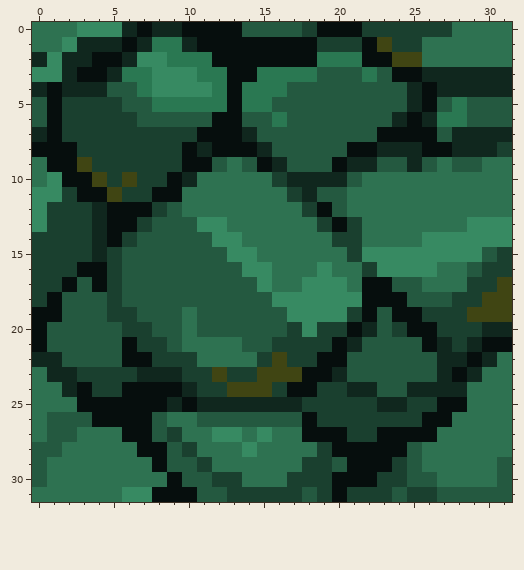
Two versions of one pixel-art file, Pixel Art Assets/Aseprite Files/NewTileSetMaster.aseprite. This is how it looked before the edit.
32x32 pixels, 1 frame.
And afterwards:
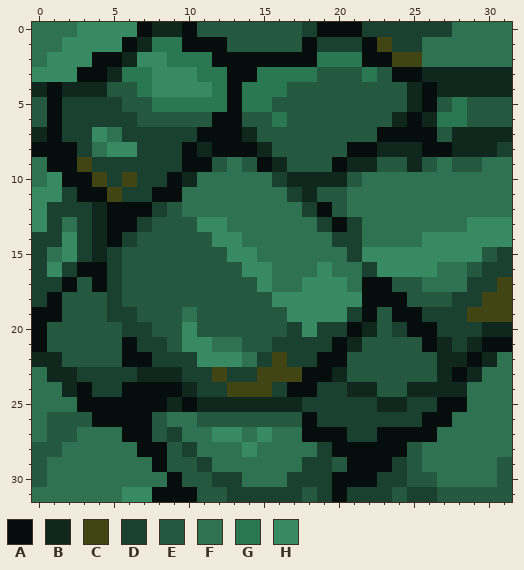
Palette (. is transparent): A #060e0d  B #10271e  C #404513  D #1a402f  E #245940  F #2e7251  G #2a7852  H #378a62
Difference:
y 0: x 6 B -> H; x 11..13 AAA -> EEE
y 1: x 3..5 BBB -> HHH; x 10 B -> A; x 13..17 AAAAA -> EEEEE
y 2: x 0 B -> F; x 2..3 BB -> HH
y 3: x 2 B -> H
y 7: x 4..5 DD -> HF
y 8: x 4..6 DDD -> FHH
y 13: x 2 D -> F
y 14: x 2 D -> H
y 15: x 1..2 DD -> FH
y 16: x 1 D -> H
y 20: x 10 F -> H
y 21: x 10..11 FF -> HH
y 22: x 11..13 FFF -> HHH
Pixel boxes of the changes (left, top, right, bottom) in both pictures:
changed: (32, 22, 302, 157)
changed: (47, 217, 77, 277)
changed: (182, 322, 242, 367)
